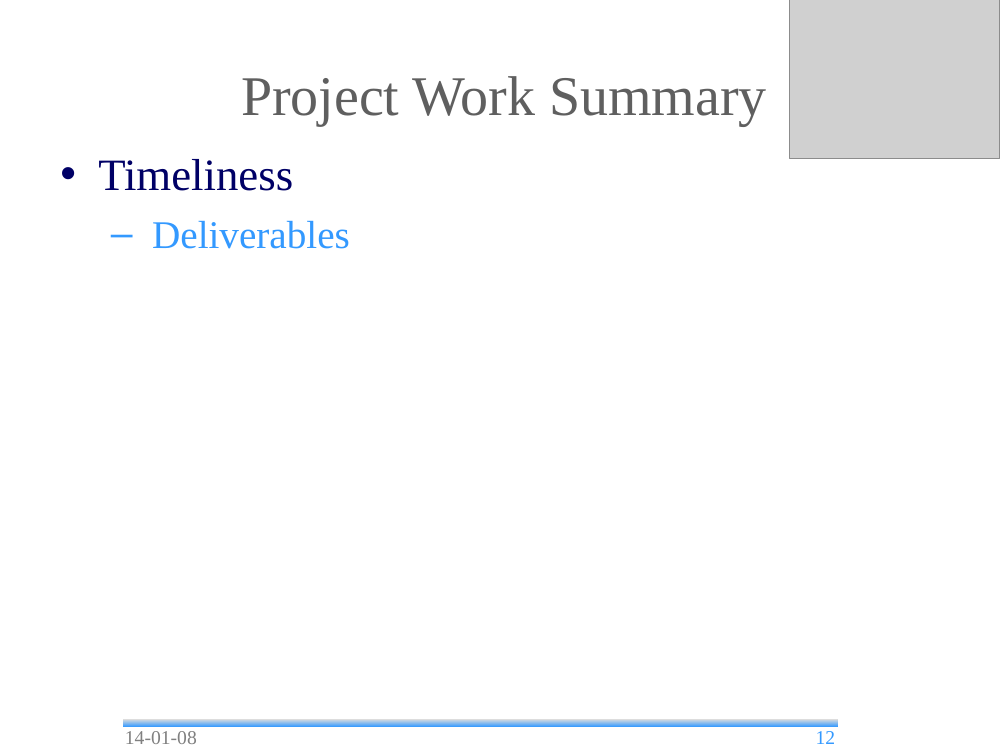
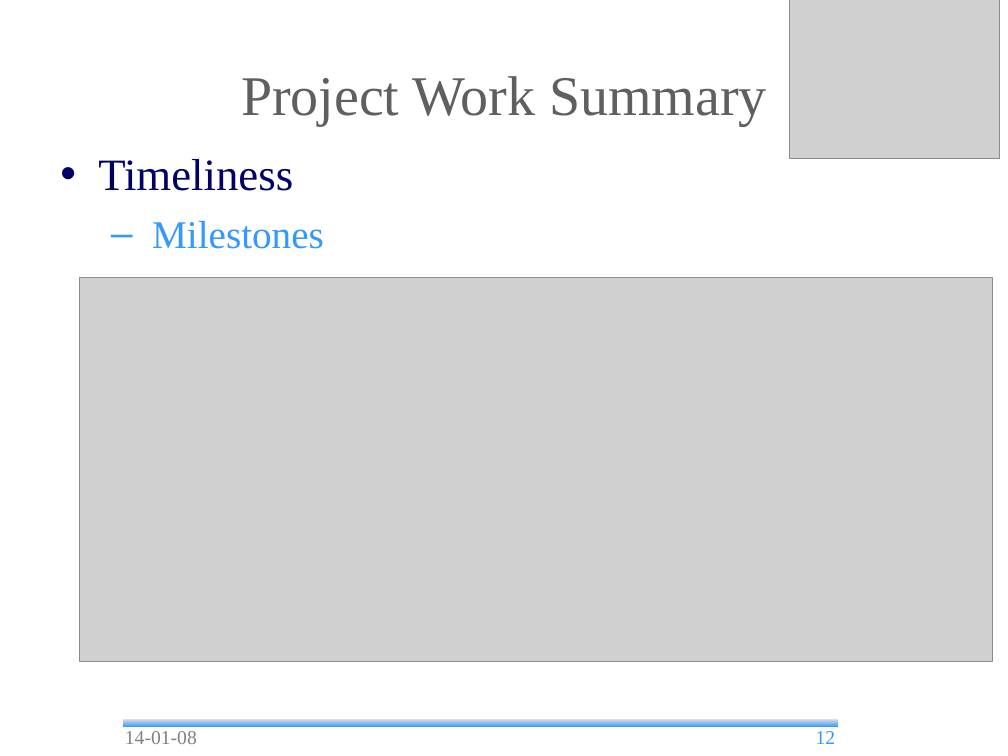
Before and after one commit to andrea-bottoli/DSD, a slide deck: slide 12 of Documentation/Presentations/Final_Presentation.odp. Drawn at 1008x756 pixels with LibreOffice and Linux fonts; fonts in the diff are those of the drawing; grey boxes stand for pictures; background and template pictures are left out. Boxes give left, top, right and bottom in pixels: in the first picture for what was removed or moved away, otherwise in the second. Text is boxed around its words. In the diff, an @@ line names an element or a change of style, - is before the commit and + after.

Commit message:
Final Presentation fix

```diff
--- a/Documentation/Presentations/Final_Presentation.odp
+++ b/Documentation/Presentations/Final_Presentation.odp
@@ text at [152,220,324,249]: text changed @@
-  – Deliverables
+  – Milestones
@@ picture added at [80,278,993,661] @@
```
Also in this commit, not shown: 3 other slides changed, 3 slides added, 1 other file.
